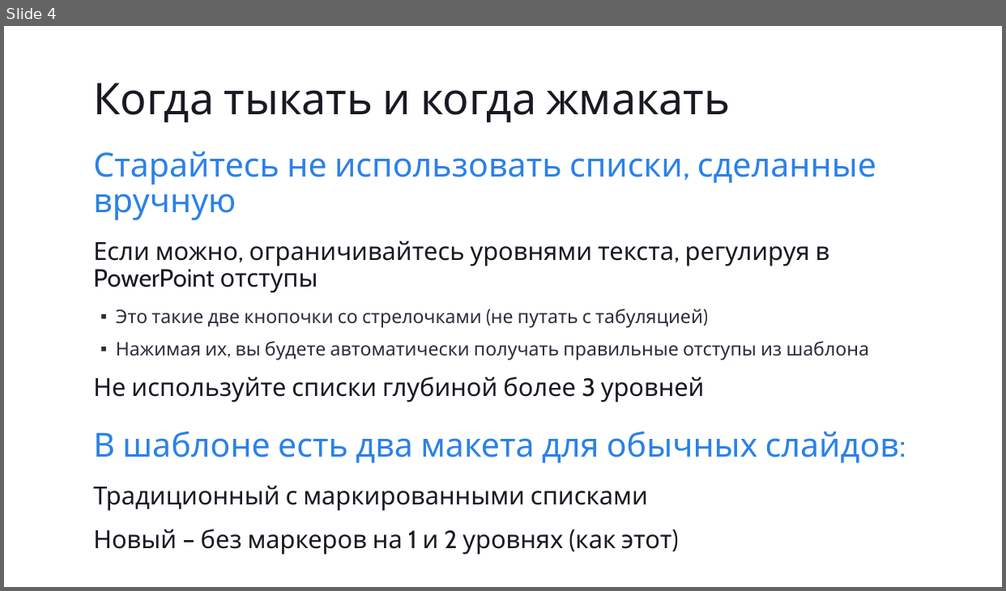
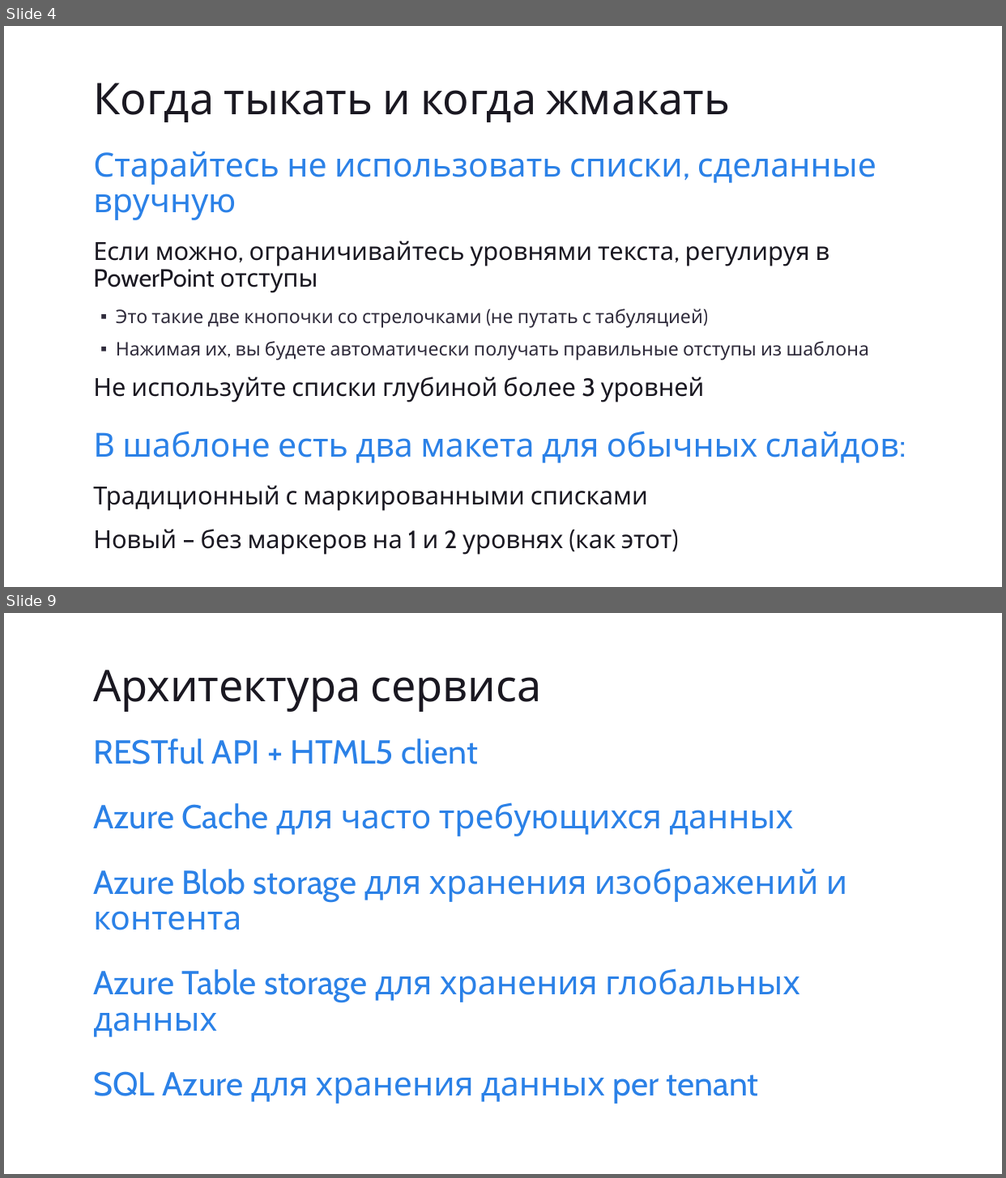
Before and after one commit to eugeneagafonov/devcon2014-ege-azure, a slide deck: Slides/devcon2014_ege.pptx. Shown one above the other, each under a label of ours: slide 4 before the commit, slides 4 and 9 after it; the slides between them are not shown. The pictures are 1006x591 and 1006x1178 pixels, drawn with LibreOffice and Linux fonts; fonts in the diff are those of the drawing. Boxes give left, top, right and bottom in pixels: in the first picture for what was removed or moved away, otherwise in the second. Text is boxed around its words. In the diff, an @@ line names an element or a change of style, - is before the commit and + after.

```diff
--- a/Slides/devcon2014_ege.pptx
+++ b/Slides/devcon2014_ege.pptx
@@ slide 9 added at [4,613,1002,1174], background #FFFFFF @@
@@ title added at [93,670,541,712], 42 pt, text #1A1821 @@
+Архитектура сервиса
@@ text added at [93,739,847,1104], 32 pt, text #2B81E7 @@
+RESTful API + HTML5 client
+Azure Cache для часто требующихся данных
+Azure Blob storage для хранения изображений и контента
+Azure Table storage для хранения глобальных данных
+SQL Azure для хранения данных per tenant
```
Also in this commit, not shown: 2 slides changed, 18 other slides added, 10 slides removed.
